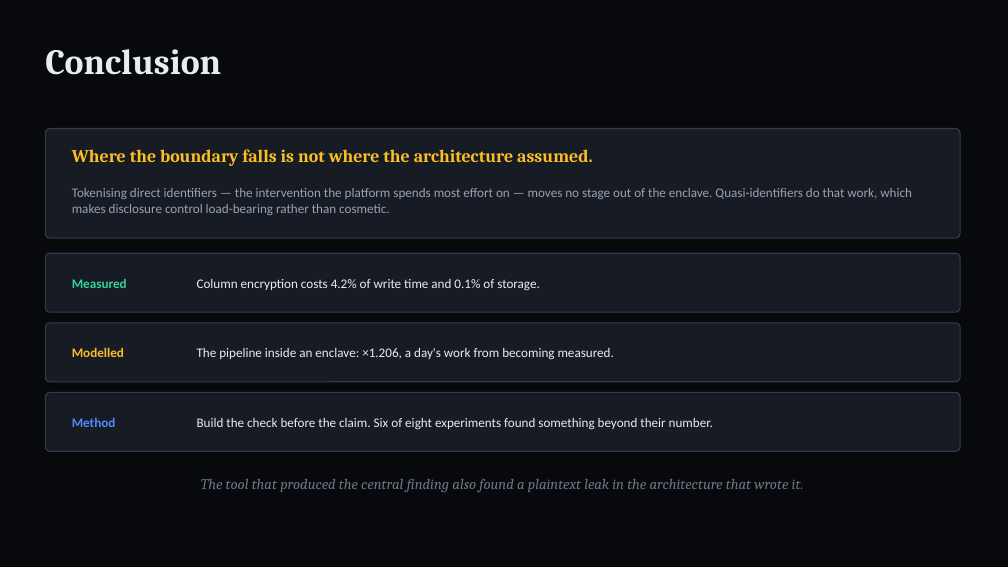
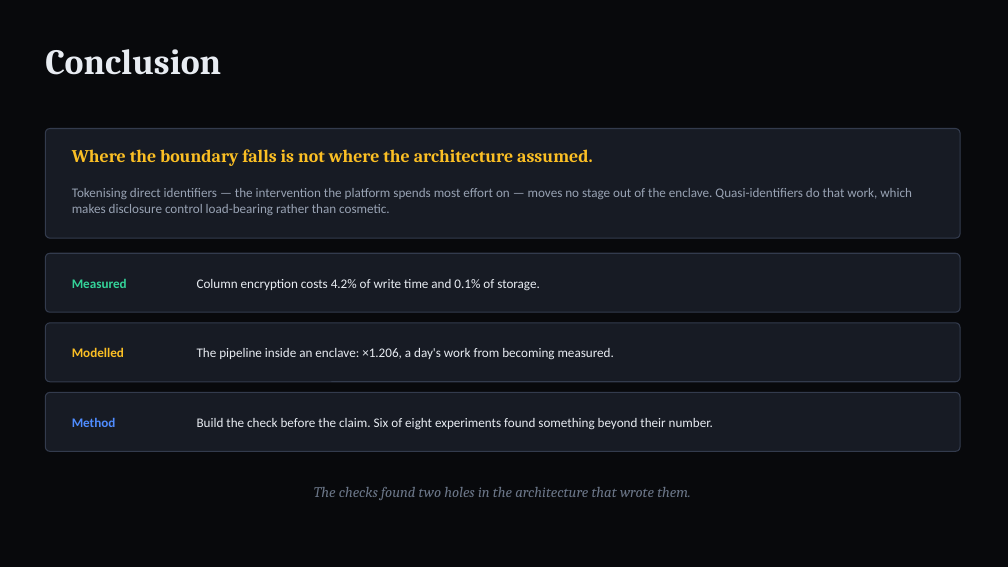
Before and after one commit to arpittomar246/confidentia, a slide deck: slide 16 of docs/report/confidentia-viva.pptx. Drawn at 1008x567 pixels with LibreOffice and Linux fonts; fonts in the diff are those of the drawing. Boxes give left, top, right and bottom in pixels: in the first picture for what was removed or moved away, otherwise in the second. Text is boxed around its words. In the diff, an @@ line names an element or a change of style, - is before the commit and + after.

```diff
--- a/docs/report/confidentia-viva.pptx
+++ b/docs/report/confidentia-viva.pptx
@@ text at box(314, 487, 691, 500): text changed @@
-The tool that produced the central finding also found a plaintext leak in the architecture that wrote it.
+The checks found two holes in the architecture that wrote them.
```
Also in this commit, not shown: 3 other slides changed, 10 other files.
